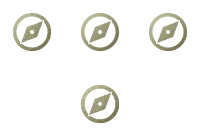
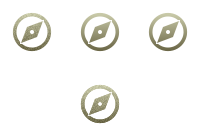
The second 200x136 image is a revision of the first. Changes to its layers:
painted on "COMPASS" (1st of 5, in "tabicon_down.png") over (148, 13, 188, 51)
painted on "COMPASS" (2nd of 5, in "Overlay test" › "Up") over (80, 84, 120, 124)
painted on "COMPASS" (3rd of 5, in "Overlay test") over (80, 84, 120, 124)
painted on "COMPASS" (4th of 5, in "tabicon_over.png") over (80, 13, 120, 51)
painted on "COMPASS" (5th of 5, in "tabicon_up.png" › "Up") over (12, 13, 51, 51)
